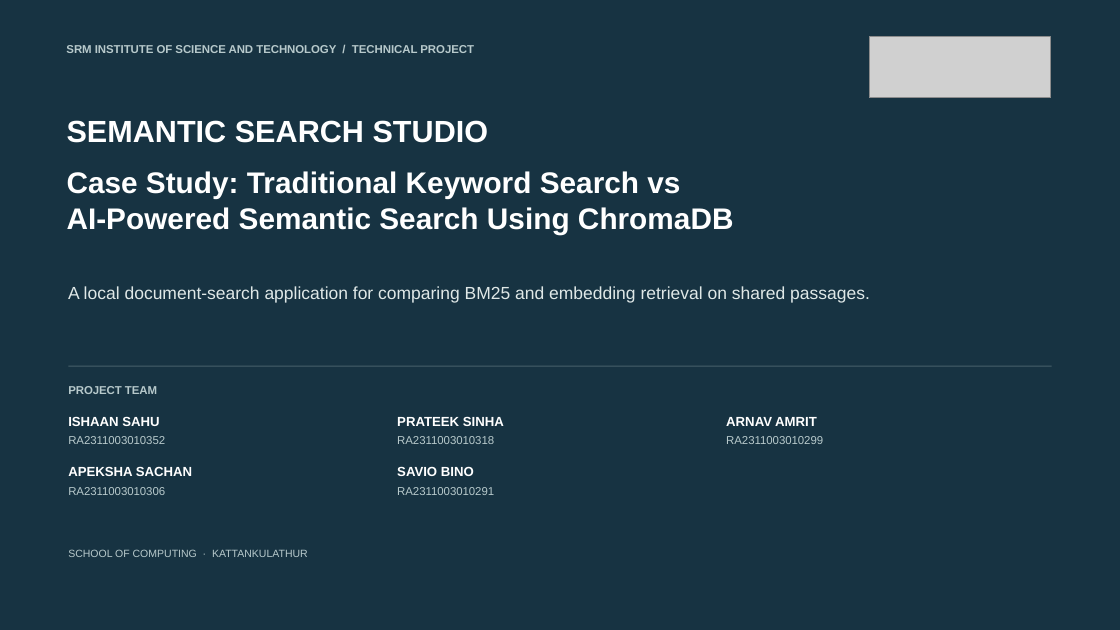
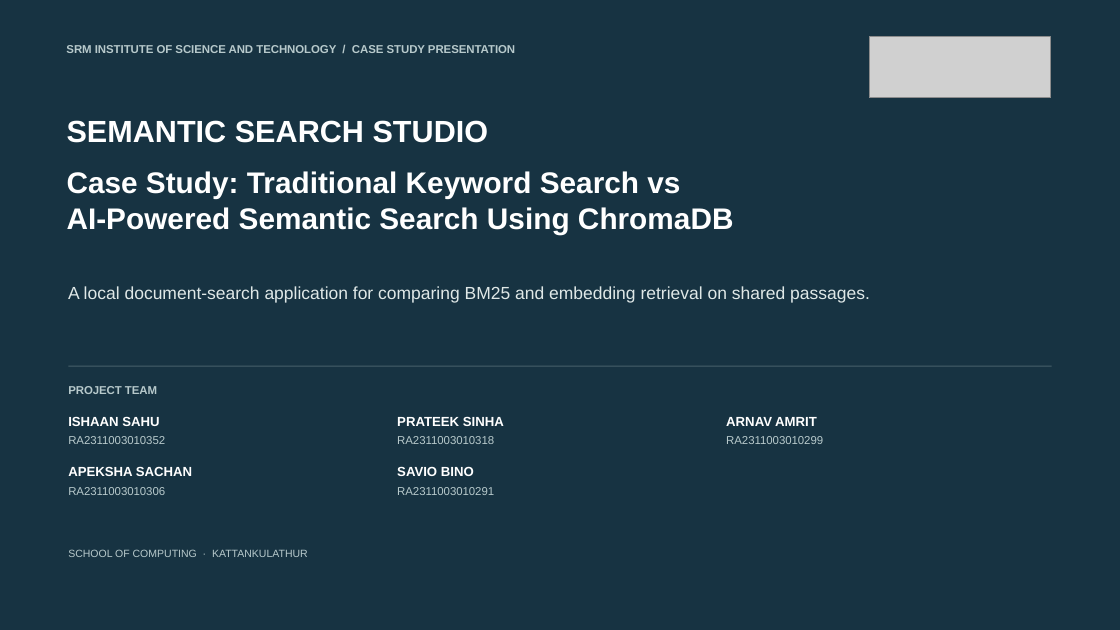
Before and after one commit to CzPhantom10/semantic-search-case-study, a slide deck: slide 1 of report/Semantic_Search_Studio_Technical_Presentation.pptx. Drawn at 1120x630 pixels with LibreOffice and Linux fonts; fonts in the diff are those of the drawing; grey boxes stand for pictures. Boxes give left, top, right and bottom in pixels: in the first picture for what was removed or moved away, otherwise in the second. Text is boxed around its words. In the diff, an @@ line names an element or a change of style, - is before the commit and + after.

Commit message:
Reframe presentation as a retrieval case study

```diff
--- a/report/Semantic_Search_Studio_Technical_Presentation.pptx
+++ b/report/Semantic_Search_Studio_Technical_Presentation.pptx
@@ text at [66,45,515,53]: text changed @@
-SRM INSTITUTE OF SCIENCE AND TECHNOLOGY / TECHNICAL PROJECT
+SRM INSTITUTE OF SCIENCE AND TECHNOLOGY / CASE STUDY PRESENTATION
```
Also in this commit, not shown: 3 other slides changed.
